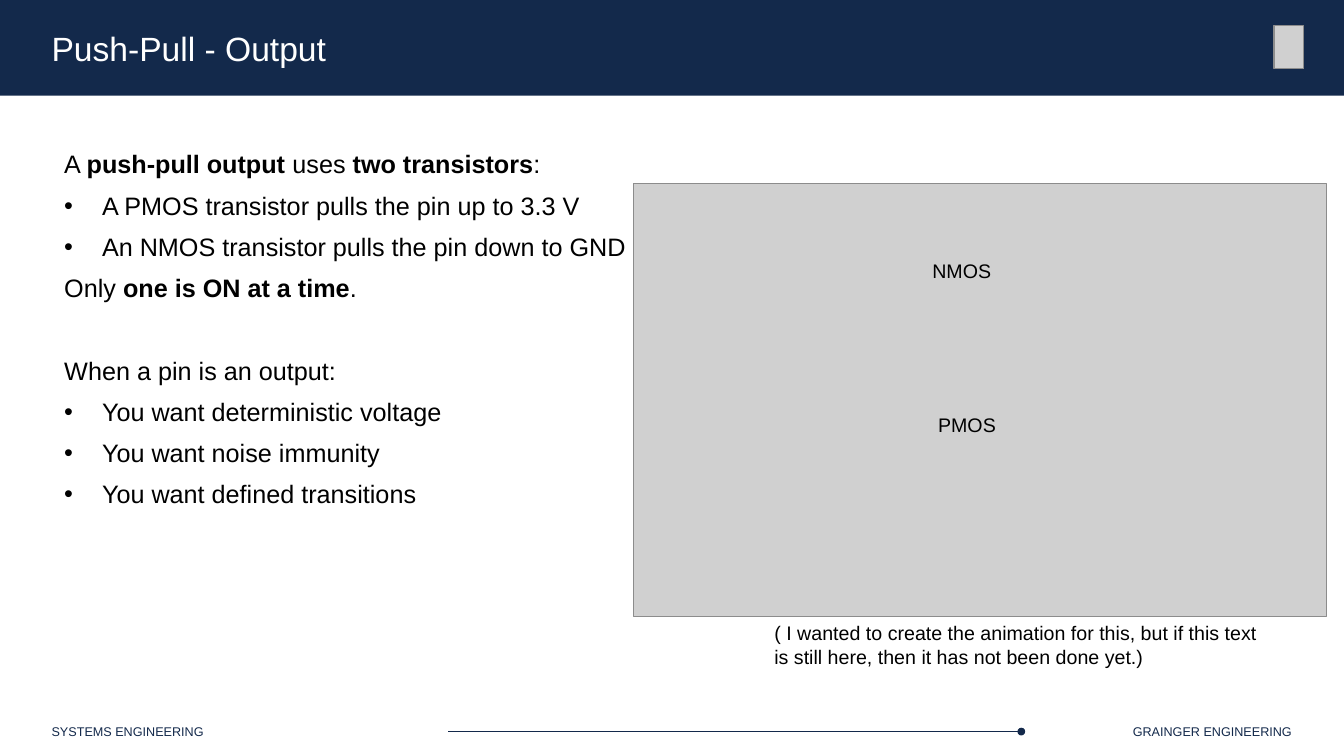
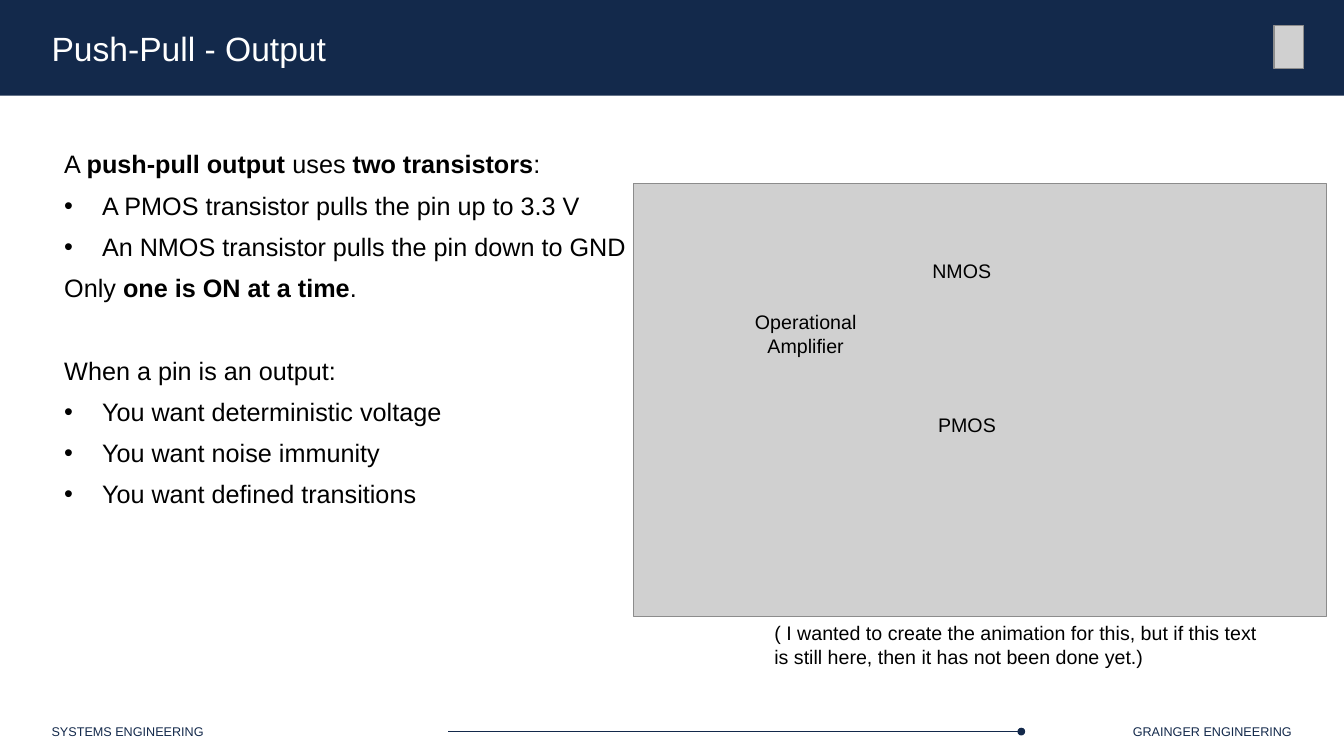
Before and after one commit to Marius-Juston/SE-423---Class-Material, a slide deck: slide 13 of Lectures/Slides/L3.pptx (slide 14 before the commit). Drawn at 1344x756 pixels with LibreOffice and Linux fonts; fonts in the diff are those of the drawing; grey boxes stand for pictures. Boxes give left, top, right and bottom in pixels: in the first picture for what was removed or moved away, otherwise in the second. Text is boxed around its words. In the diff, an @@ line names an element or a change of style, - is before the commit and + after.

```diff
--- a/Lectures/Slides/L3.pptx
+++ b/Lectures/Slides/L3.pptx
@@ text added at <box>755,314,856,357</box>, 14 pt, text #000000 @@
+Operational Amplifier
```
Also in this commit, not shown: 3 other slides changed.
